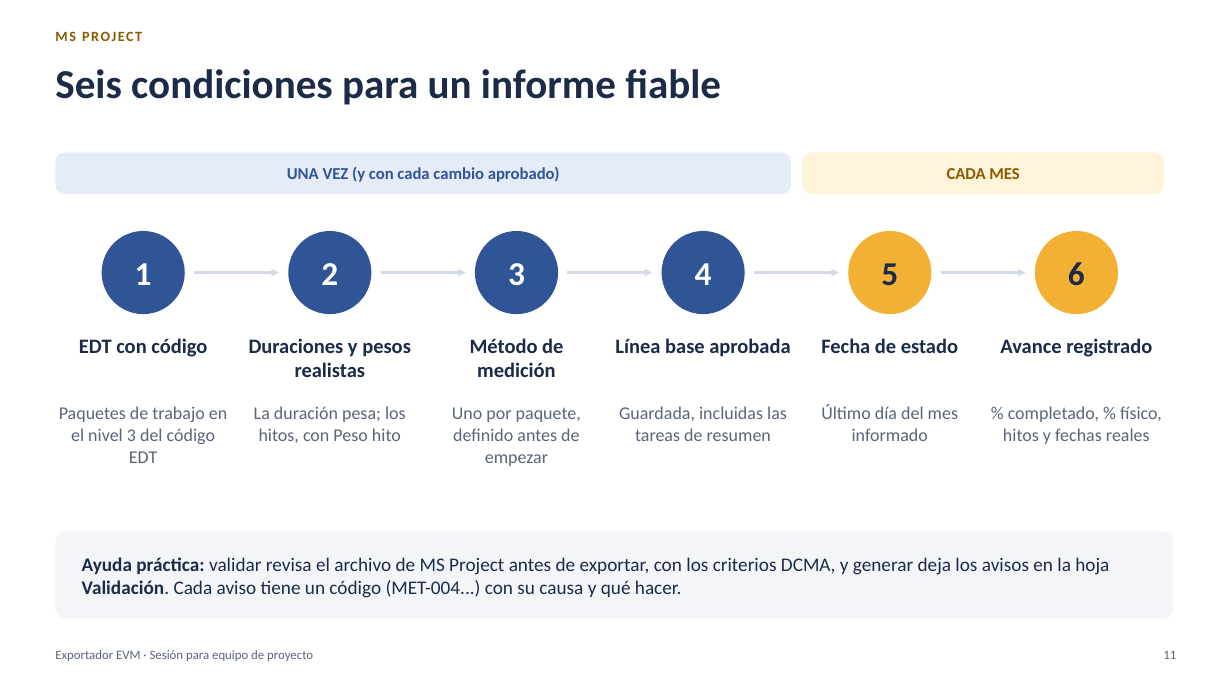
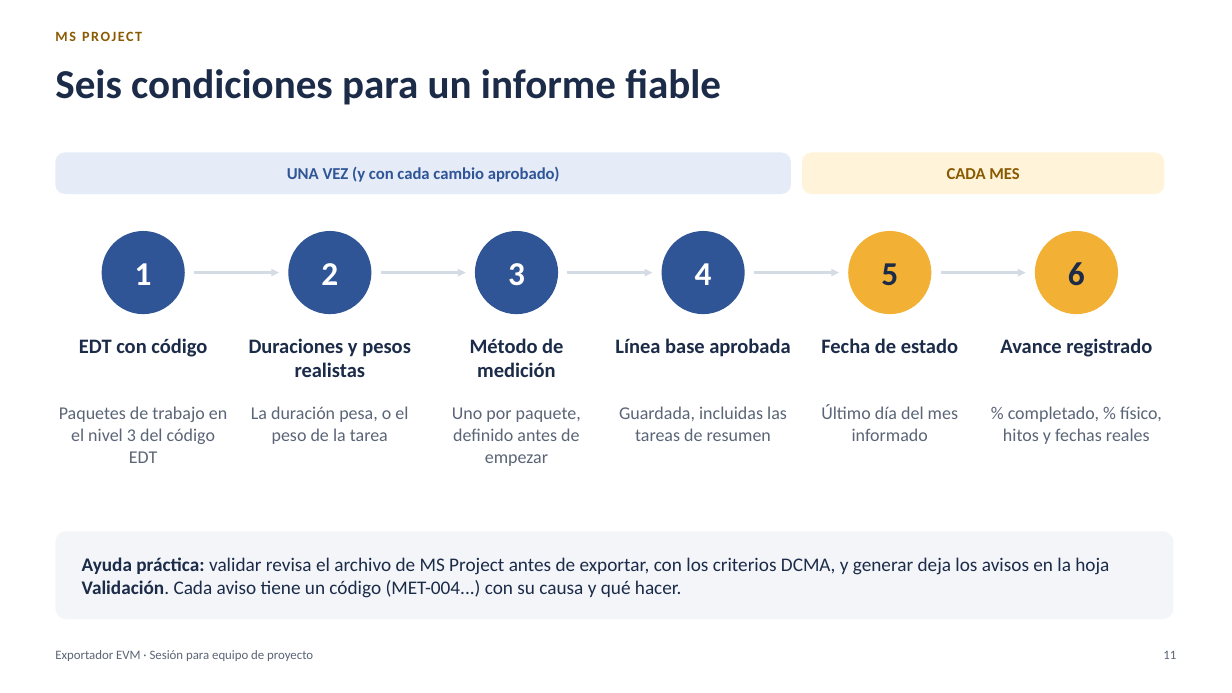
Before and after one commit to MarceloSalazar/evm-automation, a slide deck: slide 11 of docs/presentacion-jefes-de-proyecto.pptx. Drawn at 1232x693 pixels with LibreOffice and Linux fonts; fonts in the diff are those of the drawing. Boxes give left, top, right and bottom in pixels: in the first picture for what was removed or moved away, otherwise in the second. Text is boxed around its words. In the diff, an @@ line names an element or a change of style, - is before the commit and + after.

```diff
--- a/docs/presentacion-jefes-de-proyecto.pptx
+++ b/docs/presentacion-jefes-de-proyecto.pptx
@@ text at <box>251,406,408,444</box>: text changed @@
-La duración pesa; los hitos, con Peso hito
+La duración pesa, o el peso de la tarea
```
Also in this commit, not shown: 2 other slides changed, 1 other file.
